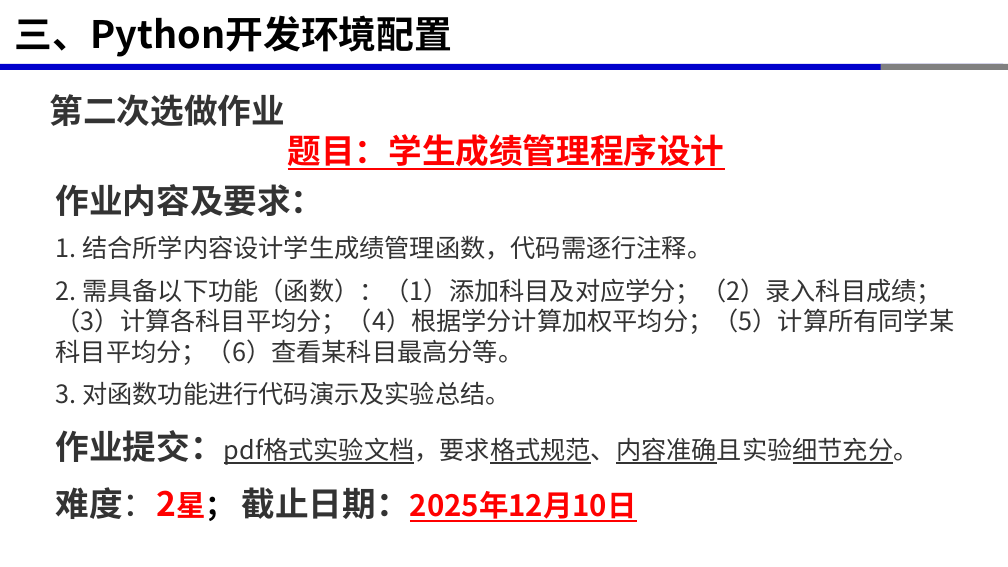
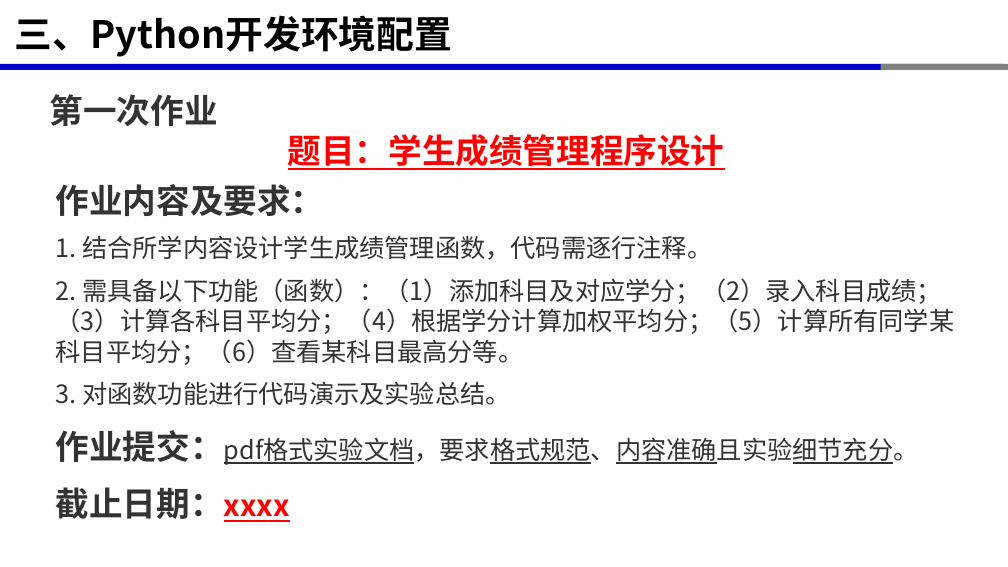
Before and after one commit to xinluo2018/programming-basics, a slide deck: slide 27 of 第4章-函数与模块化编程/第4章-函数与模块化编程.pptx. Drawn at 1008x567 pixels with LibreOffice and Linux fonts; fonts in the diff are those of the drawing. Boxes give left, top, right and bottom in pixels: in the first picture for what was removed or moved away, otherwise in the second. Text is boxed around its words. In the diff, an @@ line names an element or a change of style, - is before the commit and + after.

```diff
--- a/第4章-函数与模块化编程/第4章-函数与模块化编程.pptx
+++ b/第4章-函数与模块化编程/第4章-函数与模块化编程.pptx
@@ text at (x1=50, y1=94, x2=218, y2=126): text changed @@
-第二次选做作业
+第一次作业
@@ text at (x1=56, y1=487, x2=290, y2=522): text changed; size 28 to 32 pt; text colour #FF0000 to #333333 @@
-难度：2星； 截止日期：2025年12月10日
+截止日期：xxxx
```
Also in this commit, not shown: 4 other slides changed, 9 other files.
